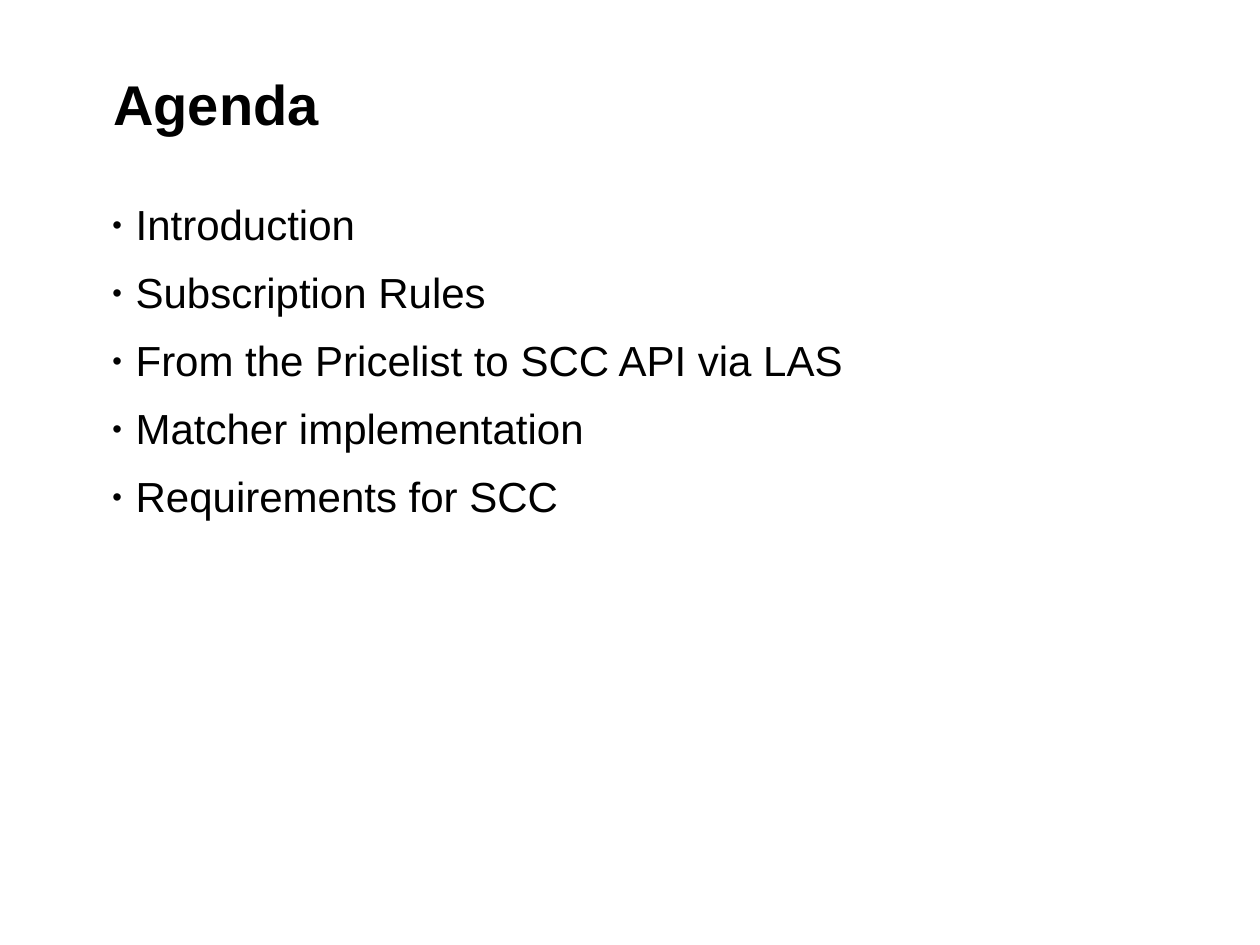
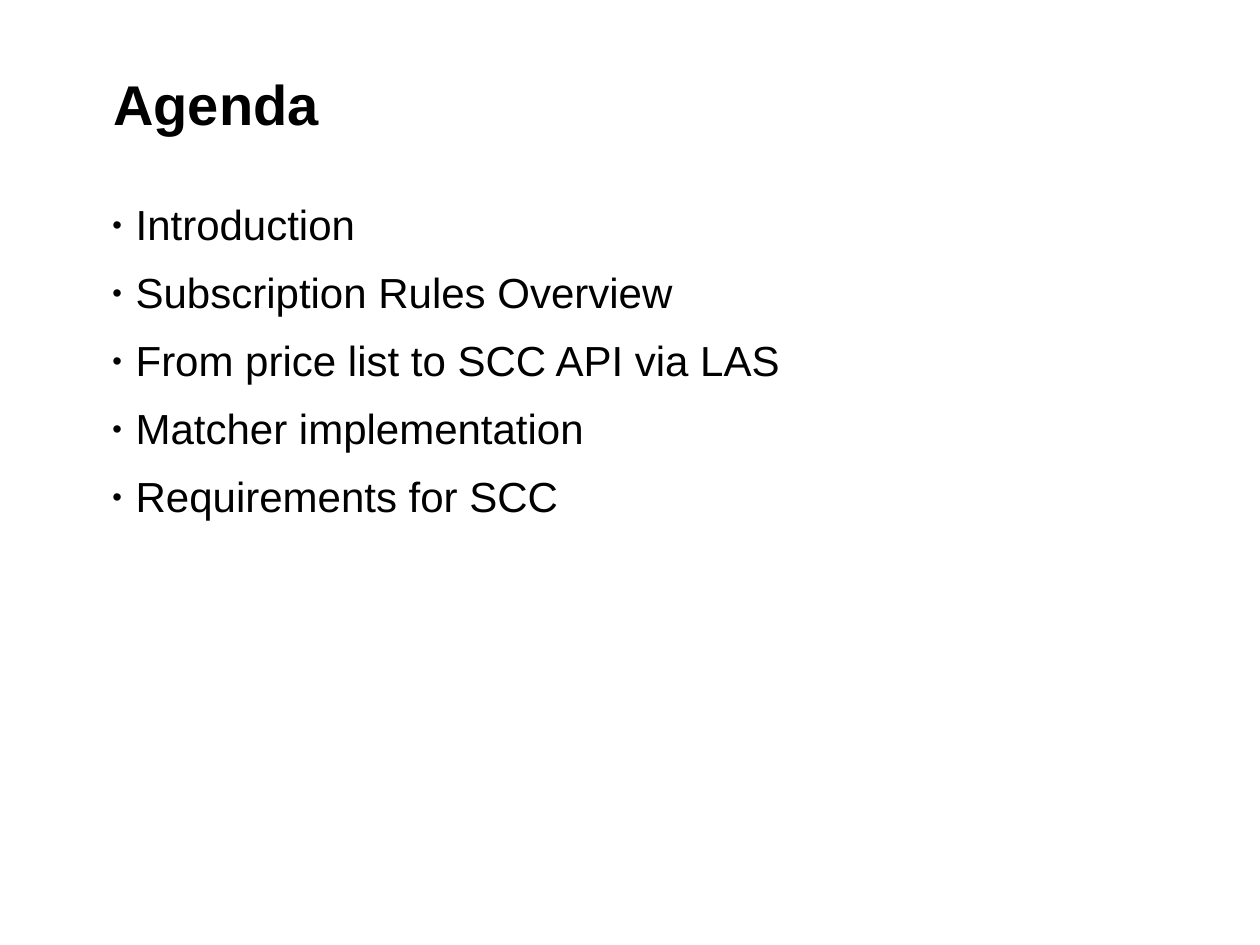
Before and after one commit to hustodemon/subscription-matcher, a slide deck: slide 2 of doc/SubscriptionCounting.odp. Drawn at 1260x945 pixels with LibreOffice and Linux fonts; fonts in the diff are those of the drawing; background and template pictures are left out. Boxes give left, top, right and bottom in pixels: in the first picture for what was removed or moved away, otherwise in the second. Text is boxed around its words. In the diff, an @@ line names an element or a change of style, - is before the commit and + after.

```diff
--- a/doc/SubscriptionCounting.odp
+++ b/doc/SubscriptionCounting.odp
@@ text at <box>136,277,779,385</box>: text changed @@
-• Subscription Rules
-• From the Pricelist to SCC API via LAS
+• Subscription Rules Overview
+• From price list to SCC API via LAS
```
Also in this commit, not shown: 16 other slides changed, 2 slides added, 1 slide removed.
